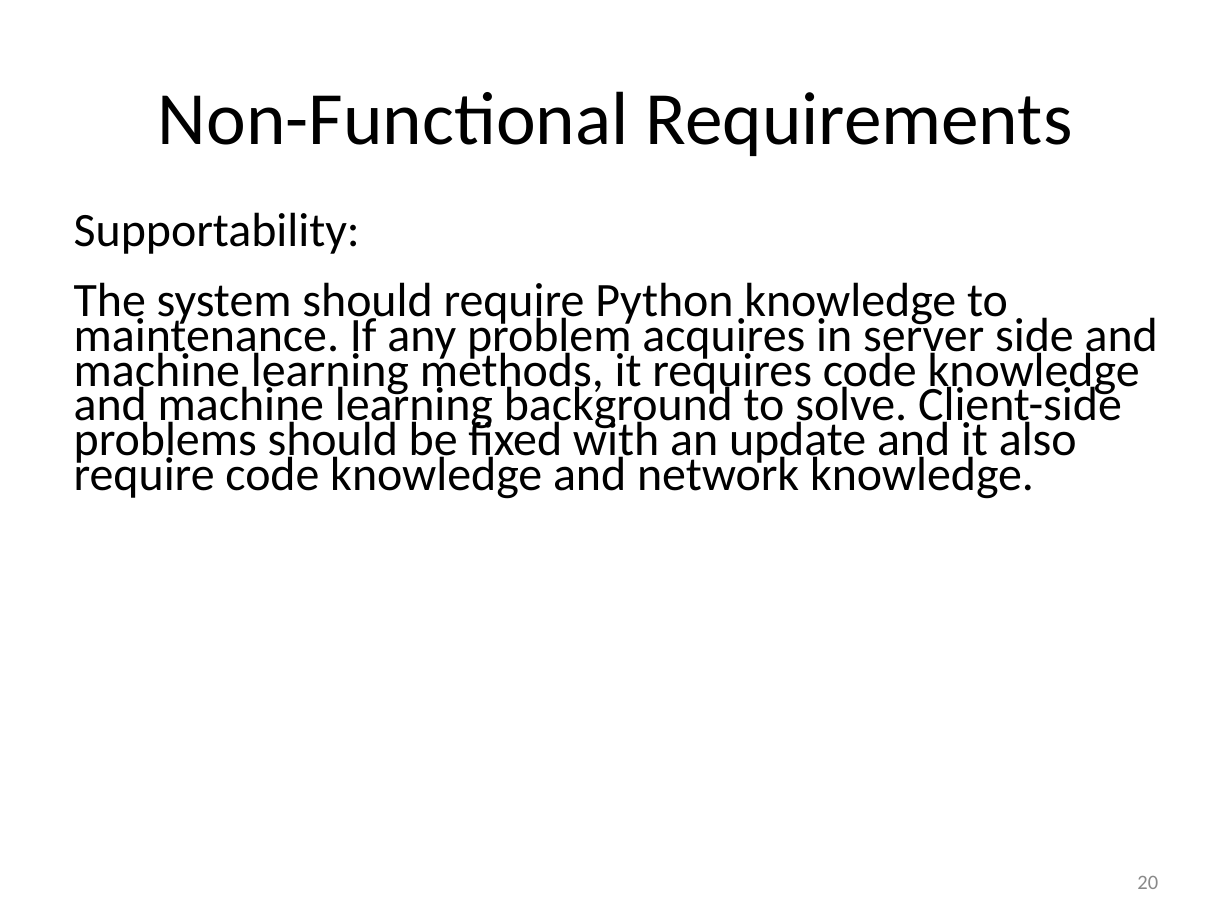
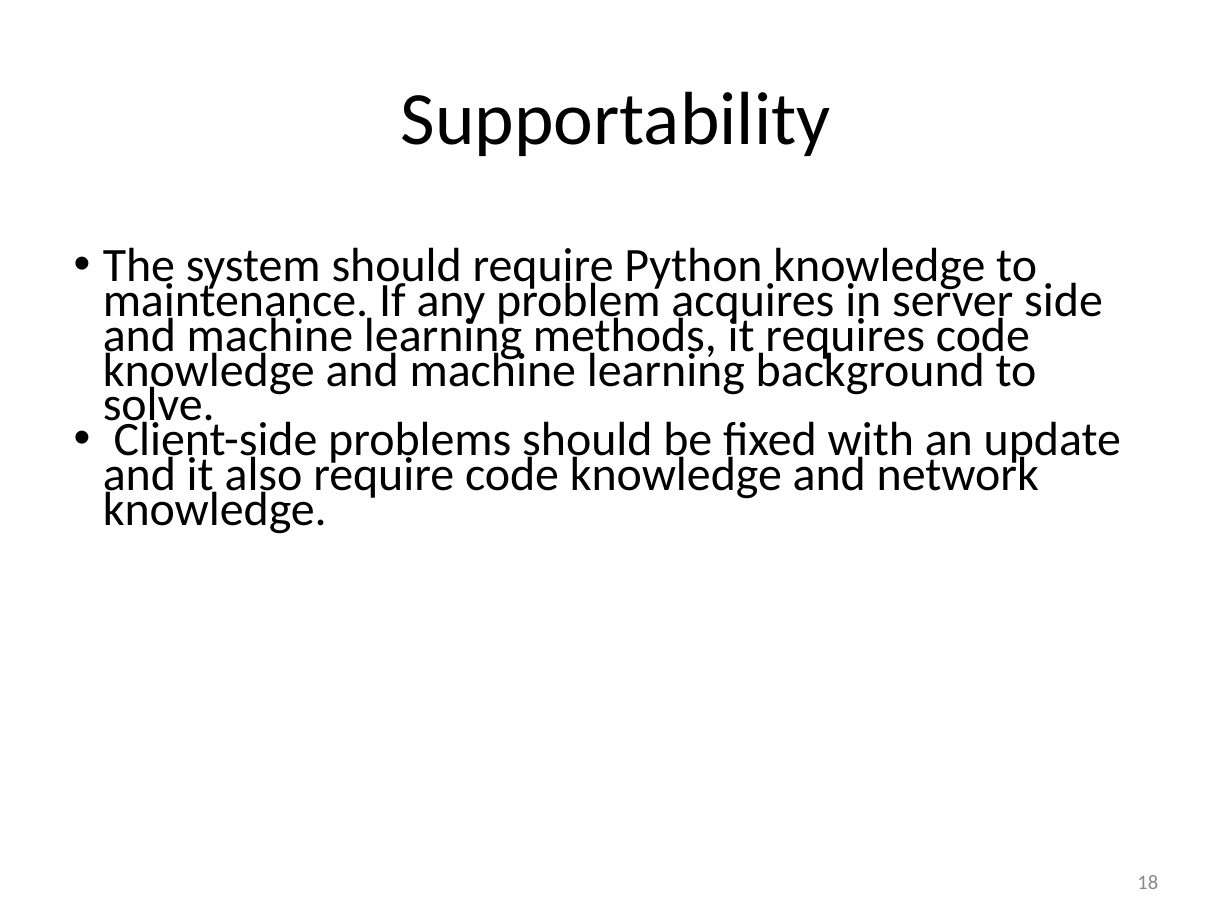
Before and after one commit to harshagarwal2245/Cyberbullying-detection-using-ml, a slide deck: slide 18 of Refrences/Project_Review_Template_III_final.ppt (slide 20 before the commit). Drawn at 1232x924 pixels with LibreOffice and Linux fonts; fonts in the diff are those of the drawing. Boxes give left, top, right and bottom in pixels: in the first picture for what was removed or moved away, otherwise in the second. Text is boxed around its words. In the diff, an @@ line names an element or a change of style, - is before the commit and + after.

```diff
--- a/Refrences/Project_Review_Template_III_final.ppt
+++ b/Refrences/Project_Review_Template_III_final.ppt
@@ title at [401,91,831,156]: text changed @@
-Non-Functional Requirements
+Supportability
@@ text at [103,247,1121,534]: text changed @@
-Supportability:
-The system should require Python knowledge to maintenance. If any problem acquires in server side and machine learning methods, it requires code knowledge and machine learning background to solve. Client-side problems should be fixed with an update and it also require code knowledge and network knowledge.
+• The system should require Python knowledge to maintenance. If any problem acquires in server side and machine learning methods, it requires code knowledge and machine learning background to solve.
+• Client-side problems should be fixed with an update and it also require code knowledge and network knowledge.
@@ page number at [1137,875,1158,889]: text changed @@
-20
+18
```
Also in this commit, not shown: 6 other slides changed, 2 slides removed.
